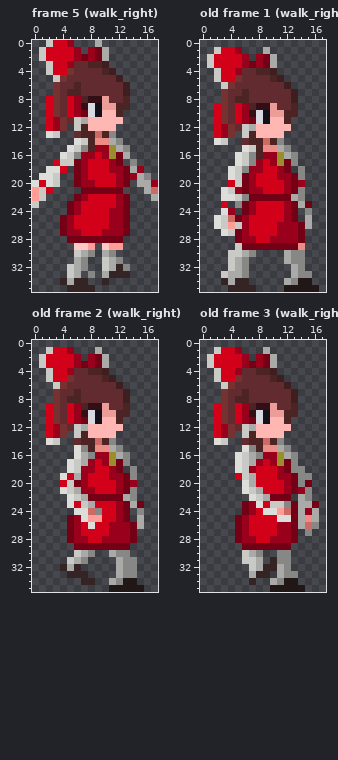
File history of a pixel-art file, assets/reimu.aseprite. Above is the file before it was changed.
18x36 pixels, 6 frames. Colours within 5 levels of each other are drawn and written as one. Shown: frame 5 (walk_right), old frame 1 (walk_right), old frame 2 (walk_right), old frame 3 (walk_right). The commit also changed other frames, which this record leaves out.
The result:
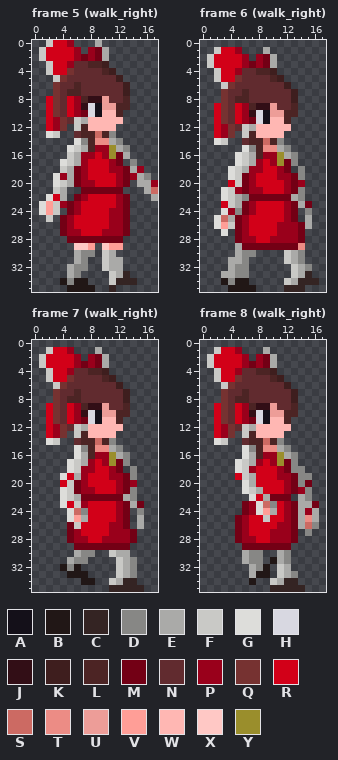
Palette (. is transparent): A #141019  B #211716  C #342423  D #878785  E #aaaaa8  F #c9c9c6  G #ddddda  H #d8d8e1  J #320e16  K #3e1e1e  L #4c2424  M #730015  N #612b2f  P #99001b  Q #763231  R #d20018  S #cc6a63  T #ec8c85  U #ed9d98  V #ff9e97  W #ffb7b3  X #ffc8c5  Y #9a8e2c
A new or re-ordered frame is compared with the old frame closest to it.
Difference:
frames 6 -> 14
frames re-ordered
Frame 5 (walk_right), layers "Arms", "Layer":
y 14: x 7 F -> D
y 15: x 7 D -> E
y 16: x 4 G -> .; x 6 D -> E
y 17: x 3..4 RF -> .G; x 6 M -> E
y 18: x 2..5 GGR. -> ..FE
y 19: x 1..5 GGF.. -> ..GPE
y 20: x 0..5 GRGF.. -> ...GFE
y 21: x 0..4 VFR.. -> ...FE
y 22: x 0..4 VF... -> ..GRE
y 23: x 0..4 F.... -> .GVFP
y 24: x 1..3 ... -> GVF
y 25: x 2 . -> F
y 30: x 6..7 FE -> ED; x 10..11 ED -> FE
y 31: x 12 D -> E
y 32: x 5..6 FE -> ED; x 12..13 CD -> E.
y 33: x 5..6 FE -> ED; x 8 D -> .; x 10..12 ECC -> .FE
y 34: x 4..7 CECC -> BDBB; x 10..14 C.... -> .FCCC
y 35: x 5..8 CCCC -> BBBB; x 11 . -> C
Frame 6 (walk_right) against old frame 1 (walk_right), layers "Arms", "Layer":
y 15: x 7 F -> D
y 16..17: x 7 D -> E
y 18: x 6 D -> E
y 22: x 4..5 GF -> FE
y 23: x 4..5 .D -> FE
y 24: x 5 . -> D
y 25: x 3..4 FS -> SE
y 26: x 3..5 FVF -> VFM
y 27: x 4 F -> .
y 29: x 5 F -> E
y 30: x 4..6 FFE -> .ED; x 12..13 ED -> FE
y 31: x 4 F -> E; x 12..13 ED -> FE
y 32: x 4..5 FE -> ED; x 13..15 ED. -> FED
y 33: x 3 F -> E; x 5 E -> D; x 13..15 EDD -> FEC
y 34: x 3..6 CECC -> BDBB; x 12..16 EDBB. -> FECCC
y 35: x 4..7 CCCC -> BBBB; x 12..16 BBBBB -> CCC..
Frame 7 (walk_right) is new; against old frame 2 (walk_right), layers "Arms", "Layer":
y 16: x 8 D -> L
y 21: x 6 E -> M
y 22: x 4..7 .GFE -> GFEM
y 23: x 4..8 .GRFE -> GRFPR
y 24: x 5..9 .GGSD -> GSDRR
y 25: x 5..9 MPGVV -> GVERR
y 26: x 6 P -> F; x 8 G -> R; x 13..14 PM -> M.
y 30: x 6..7 FE -> ED; x 11..13 EDD -> FEE
y 31: x 5..6 FE -> ED; x 12..13 ED -> FE
y 32: x 4..6 CEC -> BDB; x 12..13 ED -> FE
y 33: x 5..7 CCC -> BBB; x 12..13 ED -> FE
y 34: x 7..8 CC -> BB; x 11..14 EDBB -> FECC
y 35: x 11..15 BBBBB -> CCCCC
Frame 8 (walk_right) is new; against old frame 3 (walk_right), layers "Arms", "Layer":
y 16: x 5..6 GF -> .G; x 8 D -> L
y 22: x 8 F -> R
y 23: x 9..12 RFFD -> SDRP
y 24: x 8..12 RGGVS -> GVERP
y 25: x 9 R -> F; x 11..12 GG -> RP
y 27: x 10 R -> P
y 30: x 6..7 FE -> ED; x 11 D -> E
y 31: x 6..8 FFE -> EDD; x 10..11 CD -> BE
y 32: x 7..12 FECCED -> EDB.FE
y 33: x 8..9 CC -> BB; x 11..12 ED -> FE
y 34: x 7 C -> B; x 10..13 EDBB -> FECC
y 35: x 10..14 BBBBB -> CCCCC
